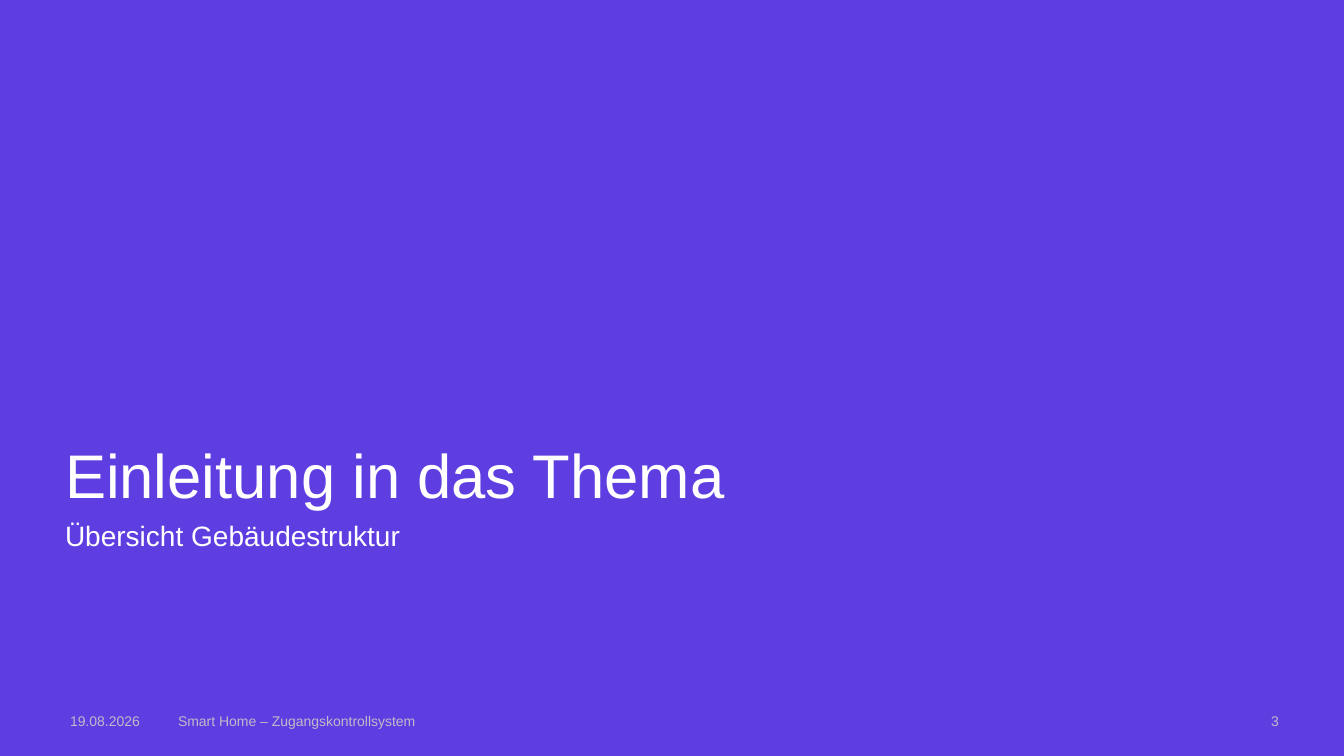
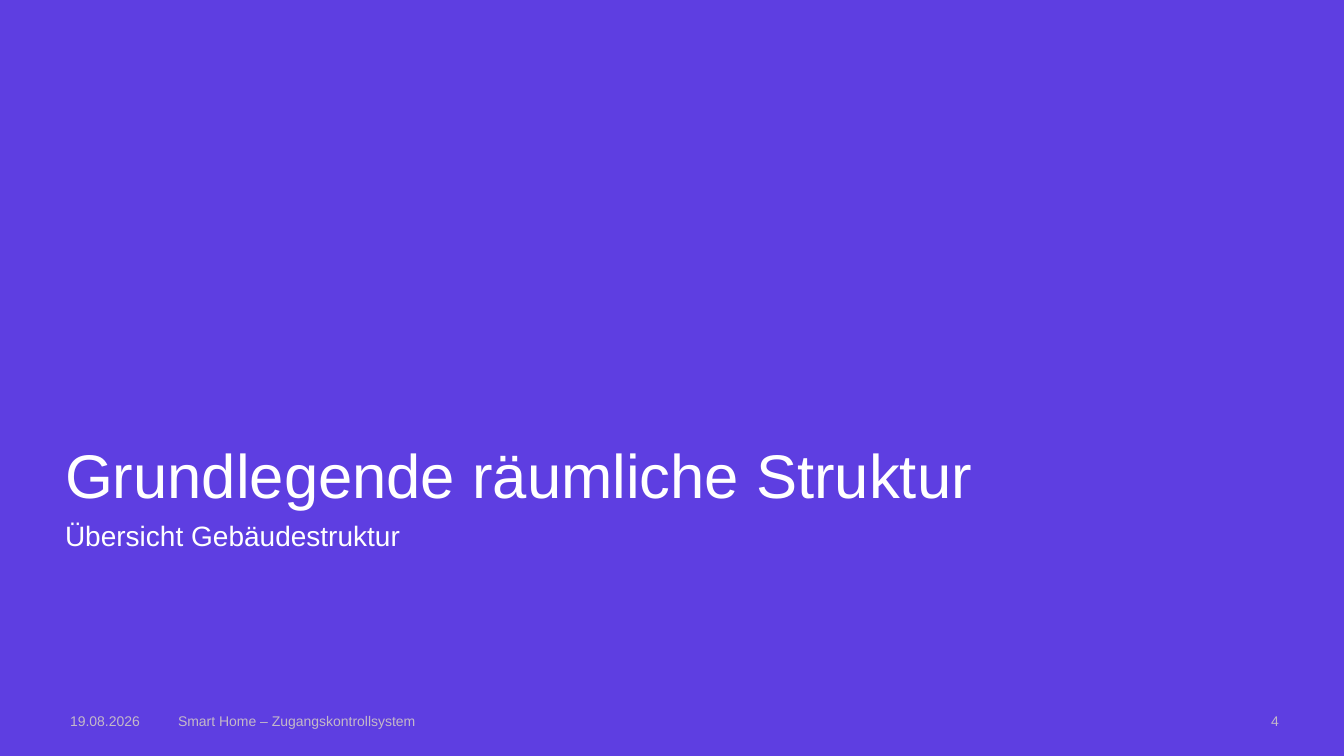
Before and after one commit to AnnaLiviaMartin/rs-smart-home, a slide deck: slide 4 of presentation/Smart_Home_Zugangskontrollsystem.pptx (slide 3 before the commit). Drawn at 1344x756 pixels with LibreOffice and Linux fonts; fonts in the diff are those of the drawing; background and template pictures are left out. Boxes give left, top, right and bottom in pixels: in the first picture for what was removed or moved away, otherwise in the second. Text is boxed around its words. In the diff, an @@ line names an element or a change of style, - is before the commit and + after.

Commit message:
feat: add beginning/end

```diff
--- a/presentation/Smart_Home_Zugangskontrollsystem.pptx
+++ b/presentation/Smart_Home_Zugangskontrollsystem.pptx
@@ title at [65, 453, 972, 510]: text changed @@
-Einleitung in das Thema
+Grundlegende räumliche Struktur
@@ page number at [1271, 716, 1279, 726]: text changed @@
-3
+4
```
Also in this commit, not shown: 6 other slides changed, 3 slides added, 4 slides removed.
